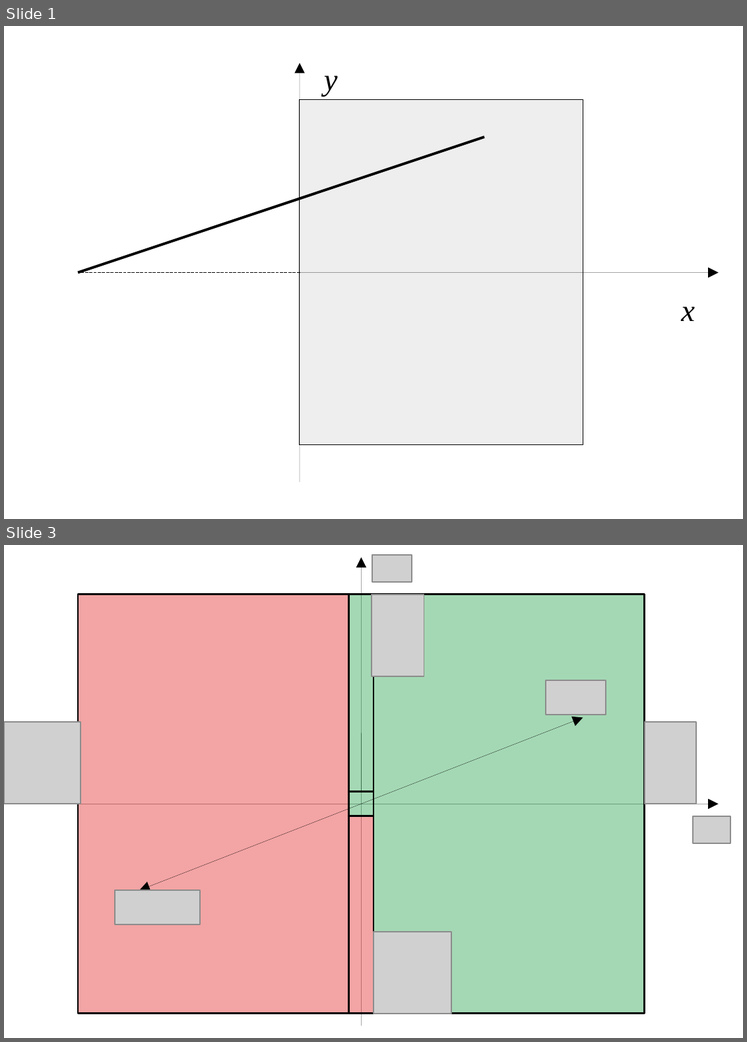
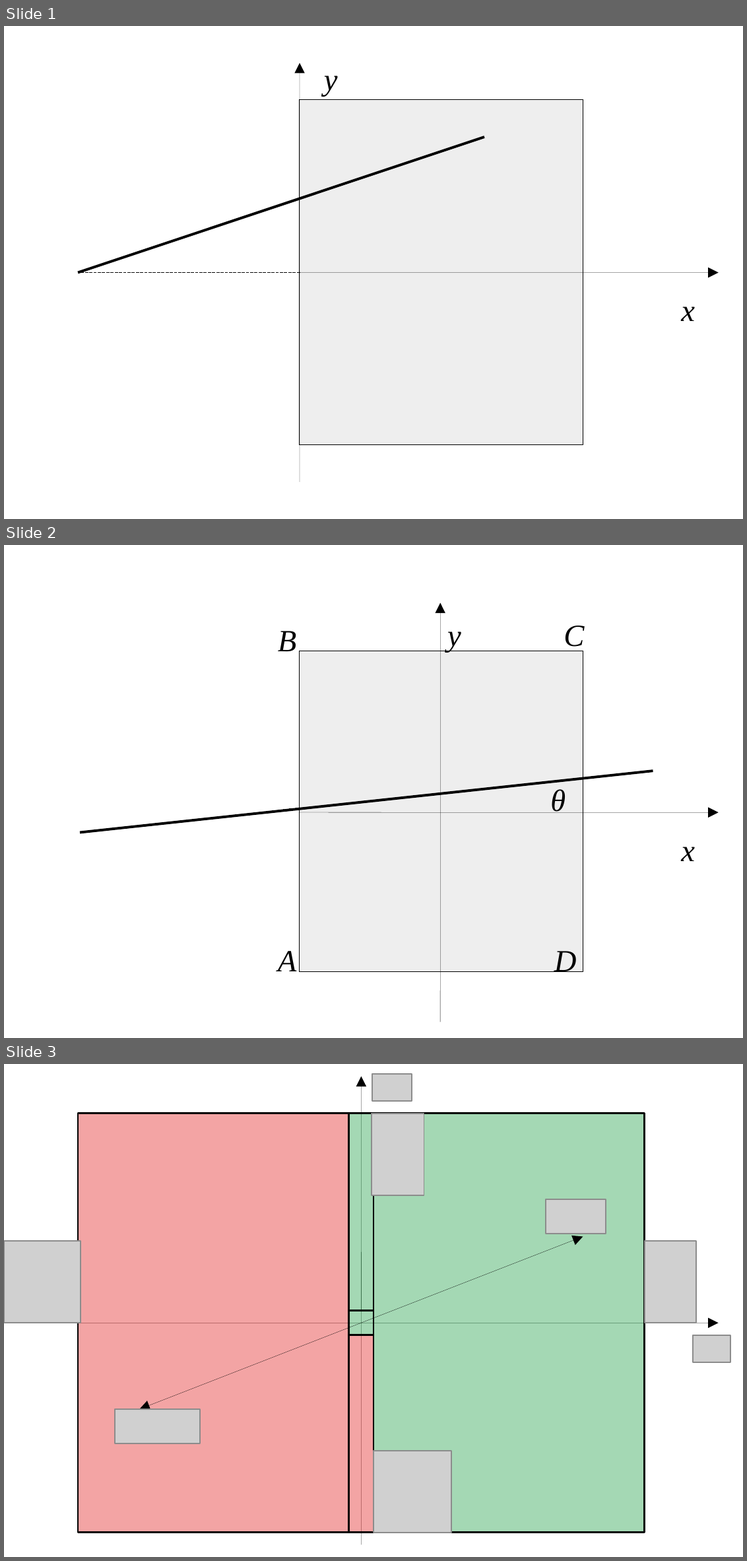
Before and after one commit to chmarti1/wire, a slide deck: docs/figures/diagrams.odp. Shown one above the other, each under a label of ours: slides 1 and 3 before the commit, slides 1, 2 and 3 after it; the slides between them are not shown. The pictures are 747x1042 and 747x1561 pixels, drawn with LibreOffice and Linux fonts; fonts in the diff are those of the drawing; grey boxes stand for pictures. Boxes give left, top, right and bottom in pixels: in the first picture for what was removed or moved away, otherwise in the second. Text is boxed around its words. In the diff, an @@ line names an element or a change of style, - is before the commit and + after.

```diff
--- a/docs/figures/diagrams.odp
+++ b/docs/figures/diagrams.odp
@@ slide 2 added at (4,545,743,1038), background #FFFFFF @@
@@ arrow added from (440, 1022) to (440, 603), #000000 0 pt @@
@@ text added at (278,631,296,651), 18 pt, text #000000, italic @@
+B
@@ text added at (448,631,461,653), 18 pt, text #000000, italic @@
+y
@@ text added at (564,626,584,653), 18 pt, text #000000, italic @@
+C
@@ rectangle added at (300,651,583,971), fill #EEEEEE, outline #000000 0 pt @@
@@ line added from (81, 832) to (653, 771), #000000 1.5 pt @@
@@ text added at (550,789,566,813), 18 pt, text #000000, italic @@
+θ
@@ line added from (301, 808) to (81, 832), #000000 0 pt @@
@@ arrow added from (300, 812) to (719, 812), #000000 0 pt @@
@@ text added at (681,847,695,861), 18 pt, text #000000, italic @@
+x
@@ text added at (278,951,296,971), 18 pt, text #000000, italic @@
+A
@@ text added at (554,951,577,972), 18 pt, text #000000, italic @@
+D
```
Also in this commit, not shown: 1 slide removed, 16 other files.
